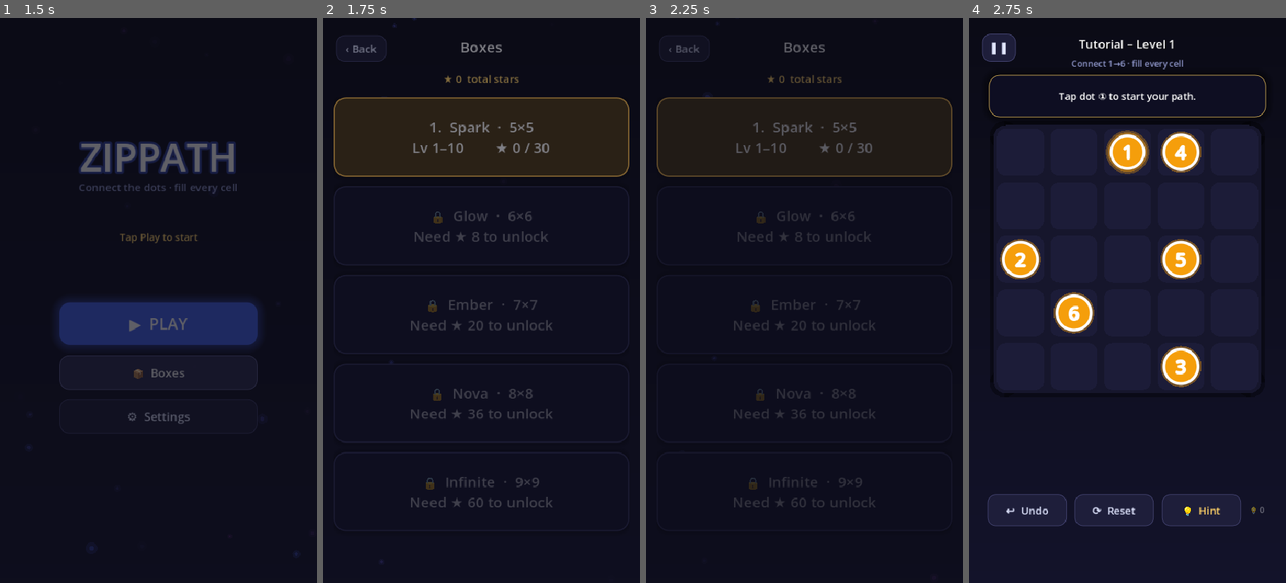
Above: before the commit, frames 1-4 (left to right).
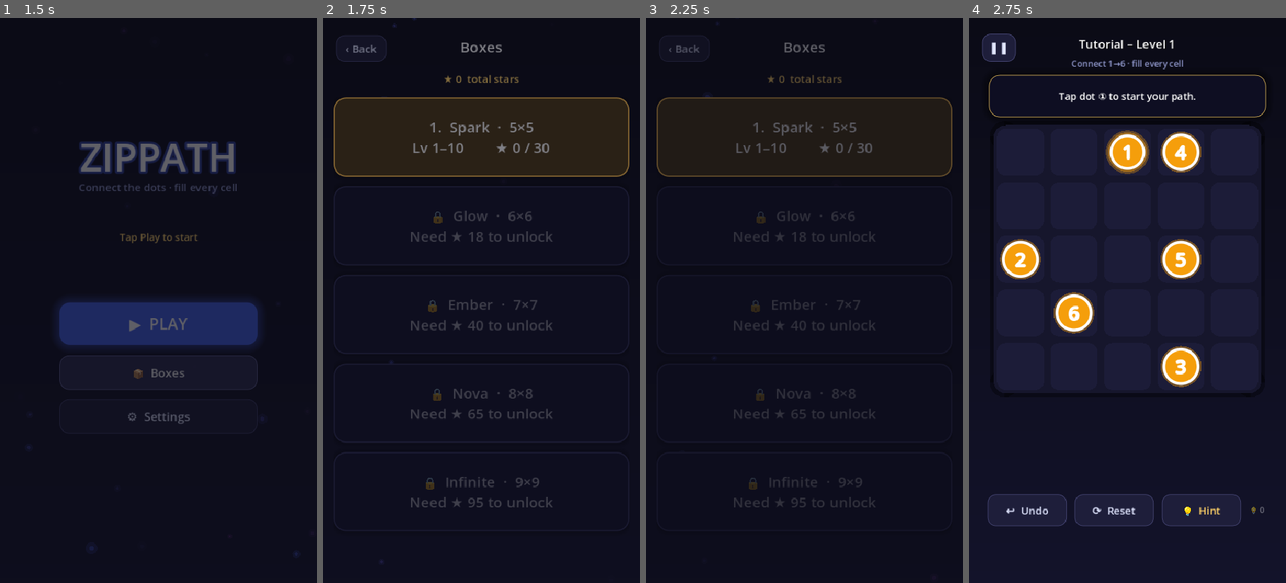
Above: after the commit, the same moments.

Repository: altafhssn/NumberZIpZap
Game: Godot game, scene res://scenes/Splash.tscn
The game is run twice, just before and just after one commit, with the same random seed, the same clock (stepped at 60 frames per second) and the same inputs.
Inputs (mouse positions are in pixels of both pictures, inside the frame that each line leads up to):
- Up to frame 1 (1.5 s): drag from (158, 300) to (190, 176) at 0.52 s; click "📦 Boxes" at 1.25 s
- Up to frame 2 (1.75 s): no input
- Up to frame 3 (2.25 s): click "1. Spark · 5×5 Lv 1–10 ★ 0 / …" at 2 s
- Up to frame 4 (2.75 s): no input

Frame 1 is identical in both runs. In frame 2, 0.3% of the frame differs, in the area x 27-73%, y 37-87%; in frame 3, 0.2%; in frame 4, nothing differs.

Commit message:
Tighten box-unlock thresholds to a medium curve
Star gates: 0, 18, 40, 65, 95 (was 0, 8, 20, 36, 60). Roughly a 2-star
average per box to unlock the next.

Co-Authored-By: Claude Opus 4.7 <noreply@anthropic.com>

Diff:
--- a/scripts/BoxSelect.gd
+++ b/scripts/BoxSelect.gd
@@ -5,10 +5,10 @@
 
 const BOXES := [
 	{"name": "Spark",    "grid": 5, "first": 1,  "last": 10, "stars": 0},
-	{"name": "Glow",     "grid": 6, "first": 11, "last": 20, "stars": 8},
-	{"name": "Ember",    "grid": 7, "first": 21, "last": 30, "stars": 20},
-	{"name": "Nova",     "grid": 8, "first": 31, "last": 40, "stars": 36},
-	{"name": "Infinite", "grid": 9, "first": 41, "last": 80, "stars": 60},
+	{"name": "Glow",     "grid": 6, "first": 11, "last": 20, "stars": 18},
+	{"name": "Ember",    "grid": 7, "first": 21, "last": 30, "stars": 40},
+	{"name": "Nova",     "grid": 8, "first": 31, "last": 40, "stars": 65},
+	{"name": "Infinite", "grid": 9, "first": 41, "last": 80, "stars": 95},
 ]
 
 const BOX_TINTS := [
